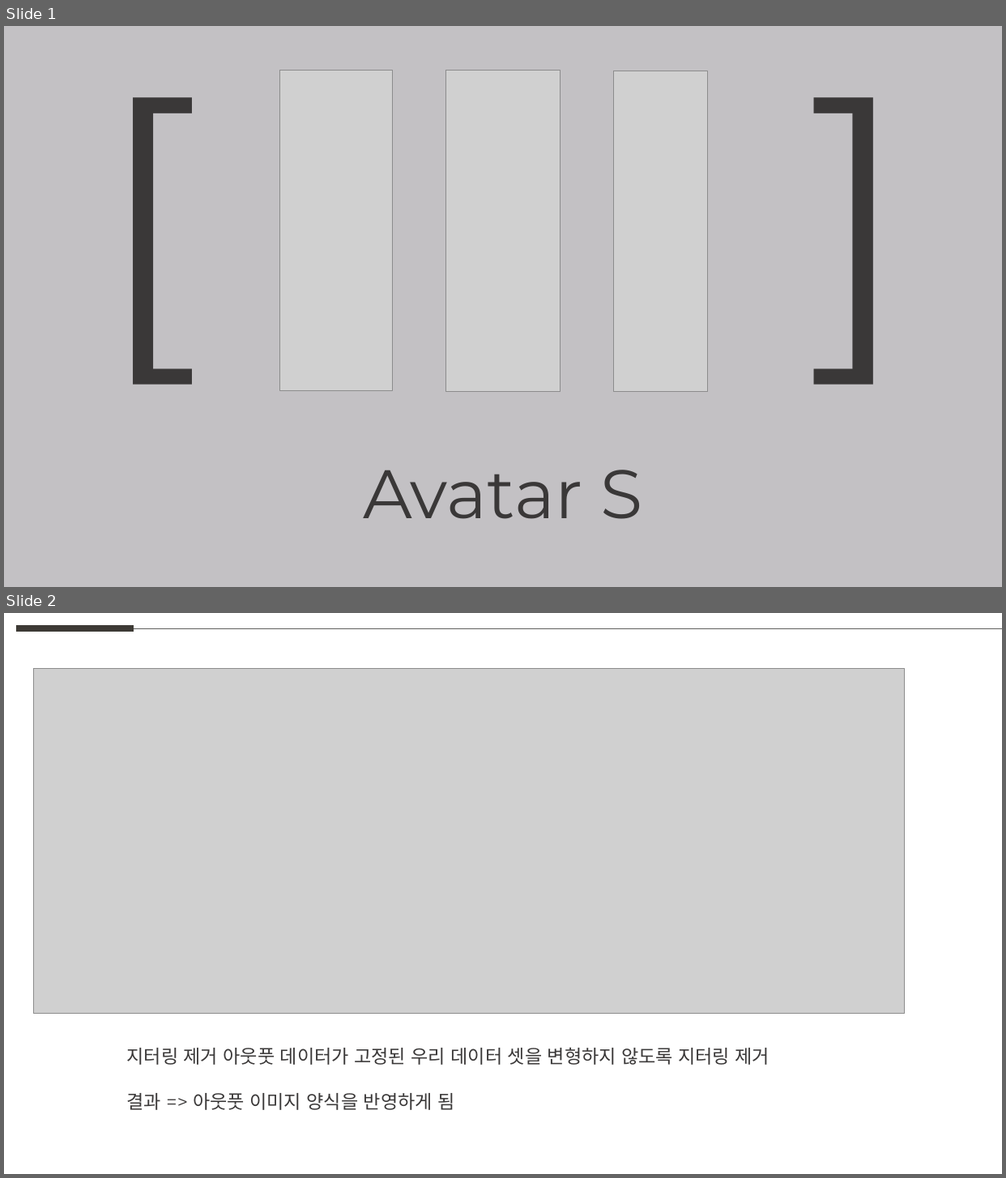
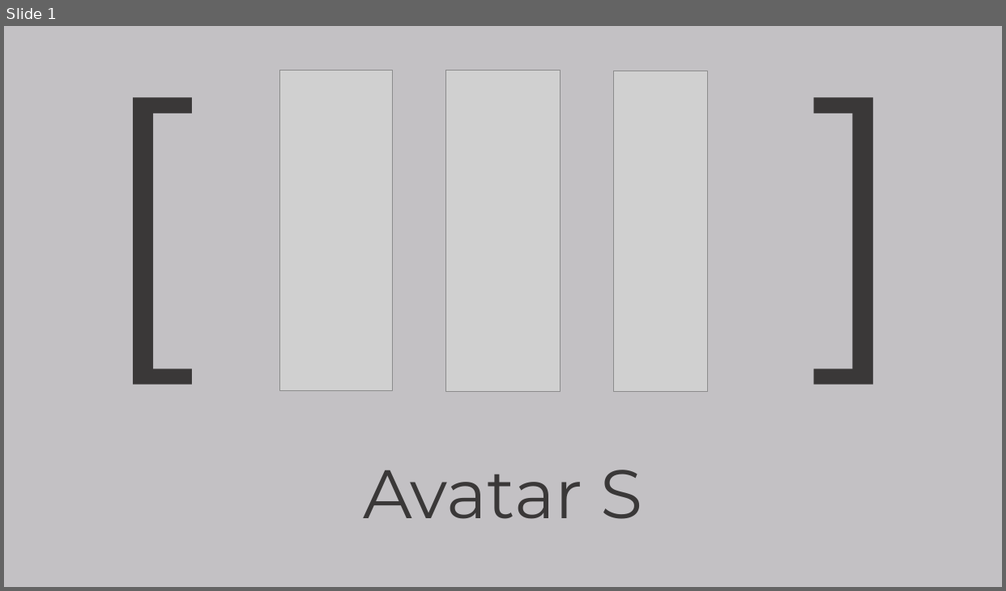
Before and after one commit to weaknessHero/Project_AvatarS, a slide deck: 발표자료/업데이트/LJHPPT.pptx. Shown one above the other, each under a label of ours: slides 1 and 2 before the commit, slide 1 after it. The pictures are 1006x1178 and 1006x591 pixels, drawn with LibreOffice and Linux fonts; fonts in the diff are those of the drawing; grey boxes stand for pictures. Boxes give left, top, right and bottom in pixels: in the first picture for what was removed or moved away, otherwise in the second. Text is boxed around its words. In the diff, an @@ line names an element or a change of style, - is before the commit and + after.

Commit message:
ppt 업데이트

```diff
--- a/발표자료/업데이트/LJHPPT.pptx
+++ b/발표자료/업데이트/LJHPPT.pptx
@@ slide 2 removed at (x1=4, y1=613, x2=1002, y2=1174), background #FFFFFF @@
@@ line removed from (17, 628) to (134, 628) @@
@@ line removed from (134, 628) to (1002, 628) @@
@@ picture removed at (x1=34, y1=668, x2=905, y2=1013) @@
@@ text removed at (x1=127, y1=1047, x2=770, y2=1110) @@
-지터링 제거 아웃풋 데이터가 고정된 우리 데이터 셋을 변형하지 않도록 지터링 제거
-결과 => 아웃풋 이미지 양식을 반영하게 됨
```
Also in this commit, not shown: 2 slides added, 1 other slide removed.
